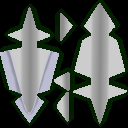
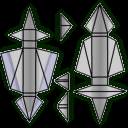
Comparing the layer stacks of the two 128px x 128px images. Changes:
showed "Rot_blade_layout.png" over [0, 3, 127, 124]
